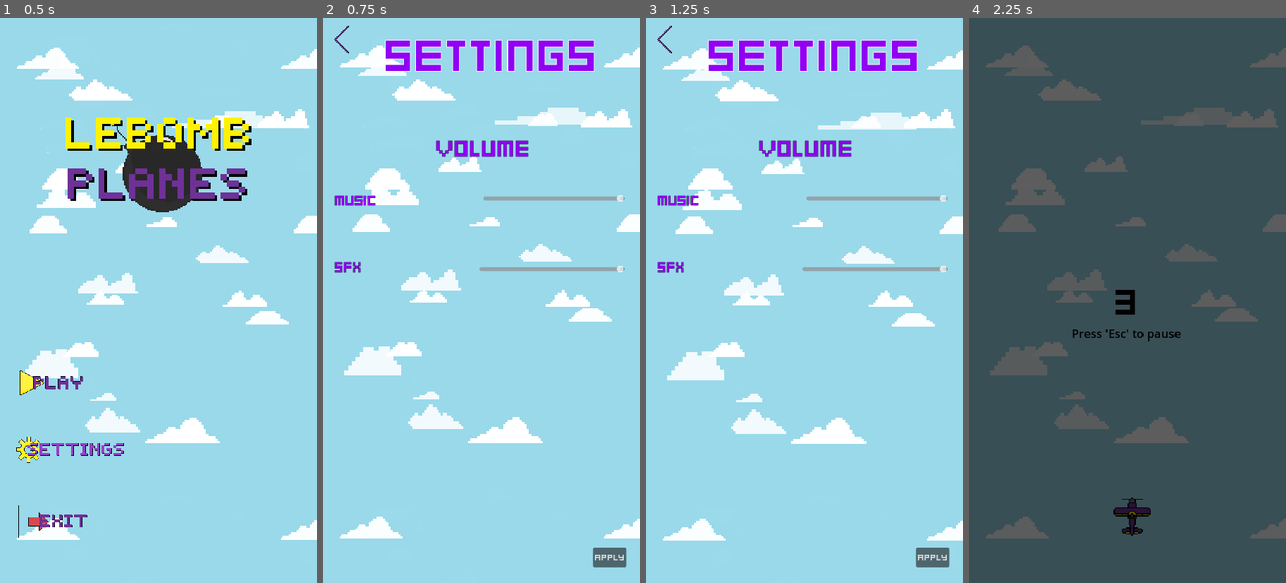
Above: before the commit, frames 1-4 (left to right).
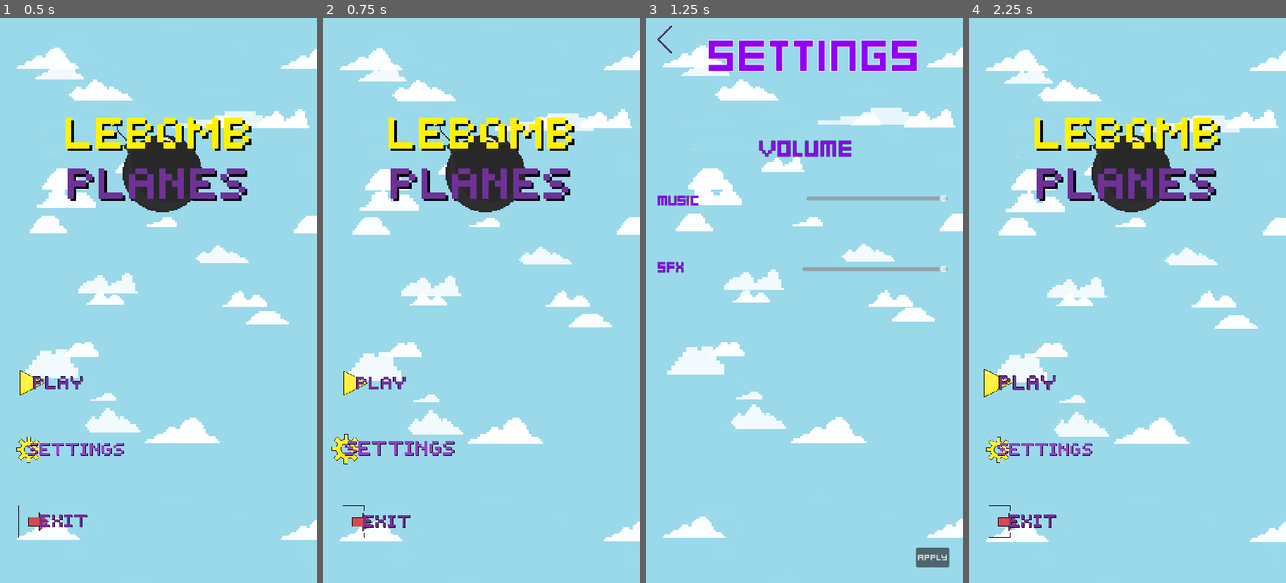
Above: after the commit, the same moments.

Repository: edmundyu2008/LeBombJames
Game: Godot game, scene res://UI/main_menu.tscn
Same seed, same stepped clock (60 frames per second), same inputs: the game is played once before the commit and once after it.
Inputs (mouse positions are in pixels of both pictures, inside the frame that each line leads up to):
- Up to frame 1 (0.5 s): no input
- Up to frame 2 (0.75 s): click (395, 453) at 0.5 s
- Up to frame 3 (1.25 s): no input
- Up to frame 4 (2.25 s): click (988, 40) at 1.25 s; click (1026, 385) at 2 s

Frame 1 is identical in both runs. In frame 2, 14% of the frame differs, in the area x 2-100%, y 1-98%; in frame 3, 3.3%; in frame 4, 100%, in the area x 0-100%, y 0-100%.

Commit message:
ur923urijask

Diff:
--- a/UI/MainMenu.gd
+++ b/UI/MainMenu.gd
@@ -6,6 +6,7 @@
 @onready var playbutton: TextureButton = $PlayButton
 @onready var settingsbutton: TextureButton = $SettingsButton
 @onready var exitbutton: TextureButton = $ExitButton
+@onready var variable_pitch_audio_stream_player = $VariablePitchAudioStreamPlayer
 
 func _process(delta: float) -> void:
 	button_hovered(playbutton)
@@ -27,9 +28,13 @@
 
 
 func _on_play_button_pressed():
+	variable_pitch_audio_stream_player.play_with_variance()
+	await get_tree().create_timer(0.5).timeout
 	get_tree().change_scene_to_file("res://UI/countdown.tscn")
 
 func _on_settings_button_pressed():
+	variable_pitch_audio_stream_player.play_with_variance()
+	await get_tree().create_timer(0.5).timeout
 	get_tree().change_scene_to_file("res://UI/settings.tscn")
 
 func _on_exit_button_pressed():
--- a/UI/main_menu.tscn
+++ b/UI/main_menu.tscn
@@ -6,6 +6,8 @@
 [ext_resource type="Texture2D" uid="uid://ddgtu5kyq16oa" path="res://UI/settingsbutton.png" id="4_apg8w"]
 [ext_resource type="Texture2D" uid="uid://cm26q4q5ogdd7" path="res://UI/exitbutton.png" id="5_q6nuy"]
 [ext_resource type="Texture2D" uid="uid://b7h5bf3e2bley" path="res://UI/titlenew.png" id="6_aqoow"]
+[ext_resource type="AudioStream" uid="uid://blkkx4k20nvwj" path="res://Audio/selected.wav" id="7_ru36s"]
+[ext_resource type="Script" path="res://components/variable_pitch_audio_stream_player.gd" id="8_07k1d"]
 
 [node name="MainMenu" type="Control"]
 layout_mode = 3
@@ -61,6 +63,10 @@
 scale = Vector2(2.5, 2.5)
 texture = ExtResource("6_aqoow")
 
+[node name="VariablePitchAudioStreamPlayer" type="AudioStreamPlayer" parent="."]
+stream = ExtResource("7_ru36s")
+script = ExtResource("8_07k1d")
+
 [connection signal="pressed" from="PlayButton" to="." method="_on_play_button_pressed"]
 [connection signal="pressed" from="SettingsButton" to="." method="_on_settings_button_pressed"]
 [connection signal="pressed" from="ExitButton" to="." method="_on_exit_button_pressed"]
--- a/default_bus_layout.tres
+++ b/default_bus_layout.tres
@@ -1,12 +1,11 @@
 [gd_resource type="AudioBusLayout" format=3 uid="uid://bvikm5376b0n6"]
 
 [resource]
-bus/0/send = &"Music"
 bus/1/name = &"Music"
 bus/1/solo = false
 bus/1/mute = false
 bus/1/bypass_fx = false
-bus/1/volume_db = 0.0
+bus/1/volume_db = -0.0305074
 bus/1/send = &"Master"
 bus/2/name = &"SFX"
 bus/2/solo = false
--- a/main.gd
+++ b/main.gd
@@ -7,10 +7,13 @@
 @onready var high_score_label = $VBoxContainer/HighScoreLabel
 @onready var score_label = $VBoxContainer/ScoreLabel
 @onready var red_overlay: TextureRect = $RedOverlay
+@onready var audio_stream_player = $AudioStreamPlayer
 
 var heart_size = 254
 
 func _ready() -> void:
+	game_stats.score = 0
+	game_stats.player_health = 3
 	red_overlay.hide()
 	randomize()
 	update_score_label(game_stats.score)
@@ -28,6 +31,8 @@
 	high_score_label.text = "Highscore:" + str(game_stats.highscore)
 	if game_stats.player_health < 2:
 		red_overlay.show()
+	if $AudioStreamPlayer.playing == false:
+		$AudioStreamPlayer.play()
 
 
 func update_health_points(new_player_health: int) -> void:
--- a/main.tscn
+++ b/main.tscn
@@ -9,6 +9,7 @@
 [ext_resource type="PackedScene" uid="uid://dbc6wuup05crm" path="res://UI/pause_menu.tscn" id="7_45hcr"]
 [ext_resource type="Texture2D" uid="uid://c7x5ngkq4h40s" path="res://pixelheart.png" id="9_6brik"]
 [ext_resource type="Texture2D" uid="uid://buxwetkvnptsm" path="res://UI/redoverlay.png" id="9_p7xsp"]
+[ext_resource type="AudioStream" uid="uid://8kpjja6v1yg6" path="res://Audio/lebombplanesmusic_game.wav" id="10_t0f0y"]
 
 [node name="Game" type="Node2D"]
 script = ExtResource("1_0qyg6")
@@ -66,3 +67,7 @@
 offset_bottom = 1152.0
 texture = ExtResource("9_p7xsp")
 expand_mode = 1
+
+[node name="AudioStreamPlayer" type="AudioStreamPlayer" parent="."]
+stream = ExtResource("10_t0f0y")
+bus = &"Music"
--- a/opps/enemydallas.tscn
+++ b/opps/enemydallas.tscn
@@ -130,6 +130,3 @@
 sprite_frames = SubResource("SpriteFrames_f6utj")
 autoplay = "default"
 frame_progress = 0.590085
-
-[node name="VariablePitchAudioStreamPlayer" parent="." index="13"]
-bus = &"SFX"
--- a/opps/minibosses_dallas.tscn
+++ b/opps/minibosses_dallas.tscn
@@ -89,6 +89,3 @@
 [node name="BulletSpawner" type="Node2D" parent="." index="11"]
 script = ExtResource("8_kfj5k")
 scene = ExtResource("9_muoci")
-
-[node name="VariablePitchAudioStreamPlayer" parent="." index="16"]
-bus = &"SFX"
--- a/player_plane/plane.gd
+++ b/player_plane/plane.gd
@@ -12,6 +12,7 @@
 @onready var move_component = $MoveComponent
 @onready var animated_sprite_2d = $AnimatedSprite2D
 @onready var variable_pitch_audio_stream_player = $VariablePitchAudioStreamPlayer as VariablePitchAudioStreamPlayer
+@onready var audio_stream_player = $AudioStreamPlayer
 
 @onready var energy_bar = $EnergyBar
 
@@ -23,6 +24,7 @@
 	energy_bar.value = energy
 	fire_rate_timer.timeout.connect(fire_lasers)
 	player_health_component.player_health_changed.connect(func():
+		audio_stream_player.play()
 		player_health.adjust_player_health()
 )
 	energy_timer.timeout.connect(func():
--- a/player_plane/plane.tscn
+++ b/player_plane/plane.tscn
@@ -21,6 +21,7 @@
 [ext_resource type="PackedScene" uid="uid://bxtsbd0b514j2" path="res://UI/explosion_effect.tscn" id="19_k2qek"]
 [ext_resource type="AudioStream" uid="uid://dau3s2tgbskw4" path="res://Audio/new_player_shooting_sound.wav" id="20_6owfh"]
 [ext_resource type="Script" path="res://components/variable_pitch_audio_stream_player.gd" id="21_ectwl"]
+[ext_resource type="AudioStream" uid="uid://dxqvunit68h44" path="res://Audio/playertakingdamage.wav" id="22_8hea6"]
 
 [sub_resource type="SpriteFrames" id="SpriteFrames_87lq6"]
 animations = [{
@@ -152,3 +153,7 @@
 bus = &"SFX"
 script = ExtResource("21_ectwl")
 pitch_min = 0.8
+
+[node name="AudioStreamPlayer" type="AudioStreamPlayer" parent="."]
+stream = ExtResource("22_8hea6")
+volume_db = 0.468
Not shown, added: Audio/playertakingdamage.wav.import
Not shown: 1 places in UI/main_menu.tscn that only renumber resources
Not shown: 1 places in main.tscn that only renumber resources
Not shown: 1 places in player_plane/plane.tscn that only renumber resources
Not shown, added: Audio/playertakingdamage.wav
